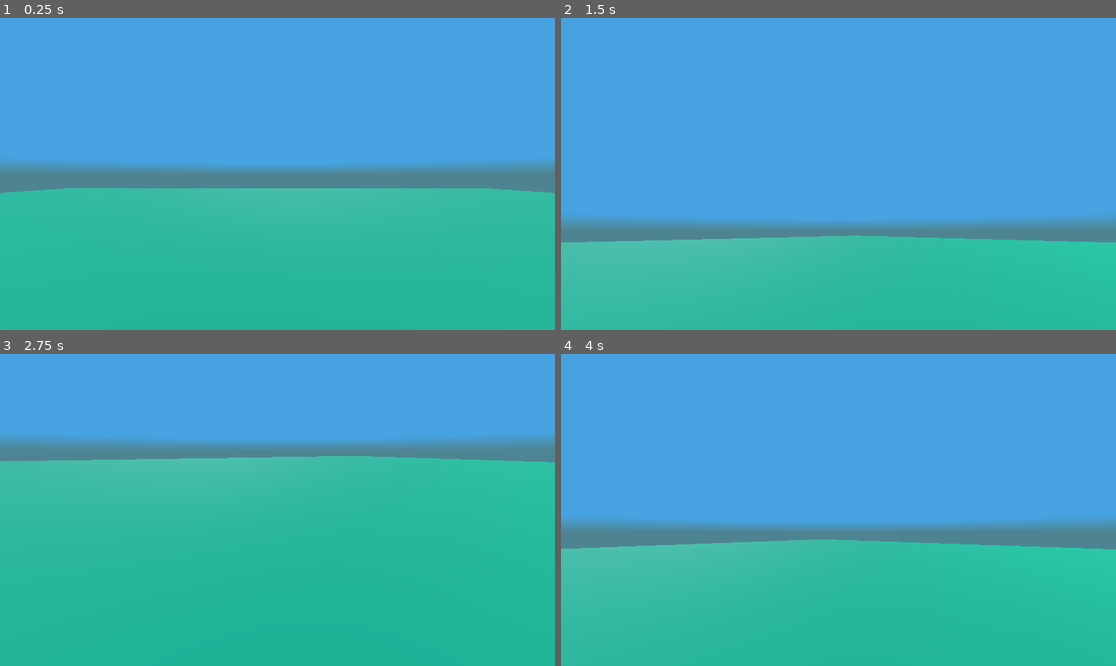
Above: before the commit, frames 1-4 (two rows, left to right).
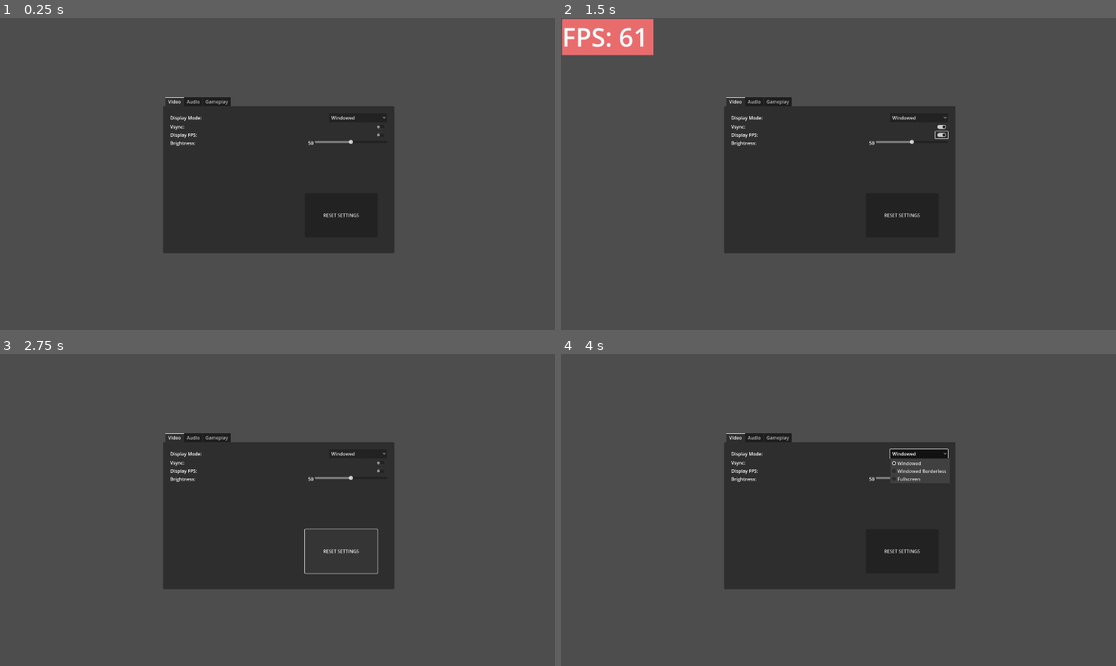
Above: after the commit, the same moments.

Repository: alwod/Dialogue-System
Game: Godot game, scene res://Scenes/options_menu.tscn
The game is run twice, just before and just after one commit, with the same random seed, the same clock (stepped at 60 frames per second) and the same inputs. Before the commit the project starts from res://Scenes/main.tscn.
Inputs (mouse positions are in pixels of both pictures, inside the frame that each line leads up to):
- Up to frame 1 (0.25 s): no input
- Up to frame 2 (1.5 s): click (943, 127) at 0.52 s; click (943, 136) at 1.27 s
- Up to frame 3 (2.75 s): click (338, 550) at 2 s, where only the run after the commit has a clickable "RESET SETTINGS"
- Up to frame 4 (4 s): click (921, 453) at 2.75 s, where only the run after the commit has a clickable "Windowed"; tap Enter at 3.5 s; move the mouse to (960, 494) at 3.52 s; hold D (move_right) from 3.53 s (still down); tap Space (jump) at 3.77 s

The runs differ from the first frame. In frame 1, 100% of the frame differs, in the area x 0-100%, y 0-100%; in frame 2, 100%; in frame 3, 100%; in frame 4, 100%.

Commit message:
Finished saving system
The settings are saved and will remain if you open and close the program.

Diff:
--- a/Dialogue Testing Project/Scenes/options_menu.tscn
+++ b/Dialogue Testing Project/Scenes/options_menu.tscn
@@ -1,7 +1,8 @@
-[gd_scene load_steps=4 format=3 uid="uid://baq2l5alfr45m"]
+[gd_scene load_steps=5 format=3 uid="uid://baq2l5alfr45m"]
 
 [ext_resource type="Script" path="res://Scripts/options_menu.gd" id="1_rxs05"]
 [ext_resource type="PackedScene" uid="uid://b8netnboyxwr0" path="res://Scenes/sound_player.tscn" id="2_56kek"]
+[ext_resource type="PackedScene" uid="uid://dfn832vvsslr7" path="res://Scenes/fps_display_label.tscn" id="3_766bu"]
 
 [sub_resource type="Theme" id="Theme_vwspm"]
 
@@ -94,6 +95,7 @@
 
 [node name="DisplayBrightnessLabel" type="Label" parent="TabContainer/Video/MarginContainer/GridContainer/HBoxContainer"]
 layout_mode = 2
+text = "50"
 
 [node name="BrightnessSlider" type="HSlider" parent="TabContainer/Video/MarginContainer/GridContainer/HBoxContainer"]
 custom_minimum_size = Vector2(250, 0)
@@ -131,6 +133,7 @@
 
 [node name="DisplayMasterVolumeLabel" type="Label" parent="TabContainer/Audio/MarginContainer/GridContainer/HBoxContainer"]
 layout_mode = 2
+text = "-10"
 
 [node name="MasterVolumeSlider" type="HSlider" parent="TabContainer/Audio/MarginContainer/GridContainer/HBoxContainer"]
 custom_minimum_size = Vector2(250, 0)
@@ -150,6 +153,7 @@
 
 [node name="DisplaySFXVolumeLabel" type="Label" parent="TabContainer/Audio/MarginContainer/GridContainer/HBoxContainer2"]
 layout_mode = 2
+text = "-10"
 
 [node name="SFXVolumeSlider" type="HSlider" parent="TabContainer/Audio/MarginContainer/GridContainer/HBoxContainer2"]
 custom_minimum_size = Vector2(250, 0)
@@ -169,6 +173,7 @@
 
 [node name="DisplayMusicVolumeLabel" type="Label" parent="TabContainer/Audio/MarginContainer/GridContainer/HBoxContainer3"]
 layout_mode = 2
+text = "-10"
 
 [node name="MusicVolumeSlider" type="HSlider" parent="TabContainer/Audio/MarginContainer/GridContainer/HBoxContainer3"]
 custom_minimum_size = Vector2(250, 0)
@@ -208,6 +213,7 @@
 
 [node name="DisplaySensitivityLabel" type="Label" parent="TabContainer/Gameplay/MarginContainer/GridContainer/HBoxContainer"]
 layout_mode = 2
+text = "2"
 
 [node name="SensitivitySlider" type="HSlider" parent="TabContainer/Gameplay/MarginContainer/GridContainer/HBoxContainer"]
 custom_minimum_size = Vector2(250, 0)
@@ -219,6 +225,17 @@
 value = 0.002
 
 [node name="sound_player" parent="." instance=ExtResource("2_56kek")]
+
+[node name="FPSDisplayLabel" parent="." instance=ExtResource("3_766bu")]
+layout_mode = 0
+
+[node name="DefaultSettingsButton" type="Button" parent="."]
+layout_mode = 0
+offset_left = 1051.0
+offset_top = 603.0
+offset_right = 1302.0
+offset_bottom = 755.0
+text = "RESET SETTINGS"
 
 [connection signal="item_selected" from="TabContainer/Video/MarginContainer/GridContainer/DisplayModeOptionsButton" to="." method="_on_display_mode_options_button_item_selected"]
 [connection signal="toggled" from="TabContainer/Video/MarginContainer/GridContainer/VsyncCheckButton" to="." method="_on_vsync_check_button_toggled"]
@@ -228,3 +245,4 @@
 [connection signal="value_changed" from="TabContainer/Audio/MarginContainer/GridContainer/HBoxContainer2/SFXVolumeSlider" to="." method="_on_sfx_volume_slider_value_changed"]
 [connection signal="value_changed" from="TabContainer/Audio/MarginContainer/GridContainer/HBoxContainer3/MusicVolumeSlider" to="." method="_on_music_volume_slider_value_changed"]
 [connection signal="value_changed" from="TabContainer/Gameplay/MarginContainer/GridContainer/HBoxContainer/SensitivitySlider" to="." method="_on_sensitivity_slider_value_changed"]
+[connection signal="pressed" from="DefaultSettingsButton" to="." method="_on_default_settings_button_pressed"]
--- a/Dialogue Testing Project/Scripts/fps_display_label.gd
+++ b/Dialogue Testing Project/Scripts/fps_display_label.gd
@@ -4,7 +4,7 @@
 	GlobalSettings.fps_display.connect(_on_fps_displayed)
 
 func _process(delta):
-	text = "FPS: " + str([Engine.get_frames_per_second()])
+	text = "FPS: " + str(Engine.get_frames_per_second())
 
 func _on_fps_displayed(value: bool):
 	visible = value
--- a/Dialogue Testing Project/Scripts/global_settings.gd
+++ b/Dialogue Testing Project/Scripts/global_settings.gd
@@ -16,6 +16,8 @@
 			ProjectSettings.set_setting("display/window/size/borderless", true)
 		2:
 			DisplayServer.window_set_mode(DisplayServer.WINDOW_MODE_FULLSCREEN)
+	Save.game_data["display_mode"] = value
+	Save.save_data()
 
 # Enables or disables Vsync.
 func toggle_vsync(value: bool):
@@ -23,19 +25,35 @@
 		DisplayServer.window_set_vsync_mode(DisplayServer.VSYNC_ENABLED)
 	else:
 		DisplayServer.window_set_vsync_mode(DisplayServer.VSYNC_DISABLED)
+	Save.game_data["vsync_on"] = value
+	Save.save_data()
 
 # Emits a signal to show or hide the fps display box.
 func toggle_fps_display(value: bool):
 	fps_display.emit(value)
+	Save.game_data["display_fps"] = value
+	Save.save_data()
 
 # Changes the brightness of the game.
 func set_brightness(value: float):
 	brightness_level.emit(value)
+	Save.game_data["brightness"] = value
+	Save.save_data()
 
 # Changes volume
 func update_volume(bus_index: int, value: float):
 	AudioServer.set_bus_volume_db(bus_index, value)
+	match bus_index:
+		0:
+			Save.game_data["master_volume"] = value
+		1:
+			Save.game_data["sfx_volume"] = value
+		2:
+			Save.game_data["music_volume"] = value
+	Save.save_data()
 
 # Changes camera sensitivity
 func update_sensitivity(value: float):
 	ProjectSettings.set_setting("player/camera_sensitivity", value)
+	Save.game_data["sensitivity"] = value
+	Save.save_data()
--- a/Dialogue Testing Project/Scripts/options_menu.gd
+++ b/Dialogue Testing Project/Scripts/options_menu.gd
@@ -20,9 +20,27 @@
 @onready var sensitivity_slider = $TabContainer/Gameplay/MarginContainer/GridContainer/HBoxContainer/SensitivitySlider
 
 
+# Loads settings from the save file
 func _ready():
-	pass # Replace with function body.
+	initialise_settings()
 
+func initialise_settings():
+	display_options.select(Save.game_data["display_mode"])
+	GlobalSettings.change_display_mode(Save.game_data["display_mode"])
+
+	vsync_button.button_pressed = Save.game_data["vsync_on"]
+	GlobalSettings.toggle_vsync(Save.game_data["vsync_on"])
+
+	display_fps_button.button_pressed = Save.game_data["display_fps"]
+	GlobalSettings.toggle_fps_display(Save.game_data["display_fps"])
+
+	brightness_slider.value = Save.game_data["brightness"]
+
+	master_volume_slider.value = Save.game_data["master_volume"]
+	sfx_volume_slider.value = Save.game_data["sfx_volume"]
+	music_volume_slider.value = Save.game_data["music_volume"]
+
+	sensitivity_slider.value = Save.game_data["sensitivity"]
 
 func _on_display_mode_options_button_item_selected(index: int):
 	GlobalSettings.change_display_mode(index)
@@ -63,3 +81,8 @@
 	GlobalSettings.update_sensitivity(sensitivity_value)
 	sensitivity_value *= 1000
 	sensitivity_display.text = str(sensitivity_value)
+
+# Resets all settings to default before re-initialising them.
+func _on_default_settings_button_pressed():
+	Save.reset_options()
+	initialise_settings()
--- a/Dialogue Testing Project/Scripts/save.gd
+++ b/Dialogue Testing Project/Scripts/save.gd
@@ -1,22 +1,16 @@
 extends Node
 
-const SAVE_FILE = "user://SAVE_FILE.save"
+const SAVE_FILE = "user://save_file.save"
 
 var game_data = {}
 
 func _ready():
 	load_data()
 
-# Checks if a save file exists. If not create default options
+# Checks if a save file exists. If not, create default options
 func load_data():
 	if not FileAccess.file_exists(SAVE_FILE):
-		game_data = {
-			"display_mode": 0,
-			"vsync_on": false,
-			"display_fps": false,
-			"brightness": 1
-		}
-		save_data()
+		reset_options()
 
 	var file = FileAccess.open(SAVE_FILE, FileAccess.READ)
 	game_data = file.get_var()
@@ -26,3 +20,16 @@
 	var file = FileAccess.open(SAVE_FILE, FileAccess.WRITE)
 	file.store_var(game_data)
 	file.close()
+
+func reset_options():
+	game_data = {
+			"display_mode": 0,
+			"vsync_on": false,
+			"display_fps": false,
+			"brightness": 50.0,
+			"master_volume": -10.0,
+			"sfx_volume": -10.0,
+			"music_volume": -10.0,
+			"sensitivity": 0.002
+		}
+	save_data()
--- a/Dialogue Testing Project/project.godot
+++ b/Dialogue Testing Project/project.godot
@@ -11,19 +11,20 @@
 [application]
 
 config/name="Dialogue Testing Project"
-run/main_scene="res://Scenes/main.tscn"
+run/main_scene="res://Scenes/options_menu.tscn"
 config/features=PackedStringArray("4.0", "Forward Plus")
 config/icon="res://icon.svg"
 
 [autoload]
 
-SaveOptions="*res://Scripts/save.gd"
 GlobalSettings="*res://Scripts/global_settings.gd"
+Save="*res://Scripts/save.gd"
 
 [display]
 
 window/size/viewport_width=1920
 window/size/viewport_height=1080
+window/vsync/vsync_mode=0
 
 [input]
 
